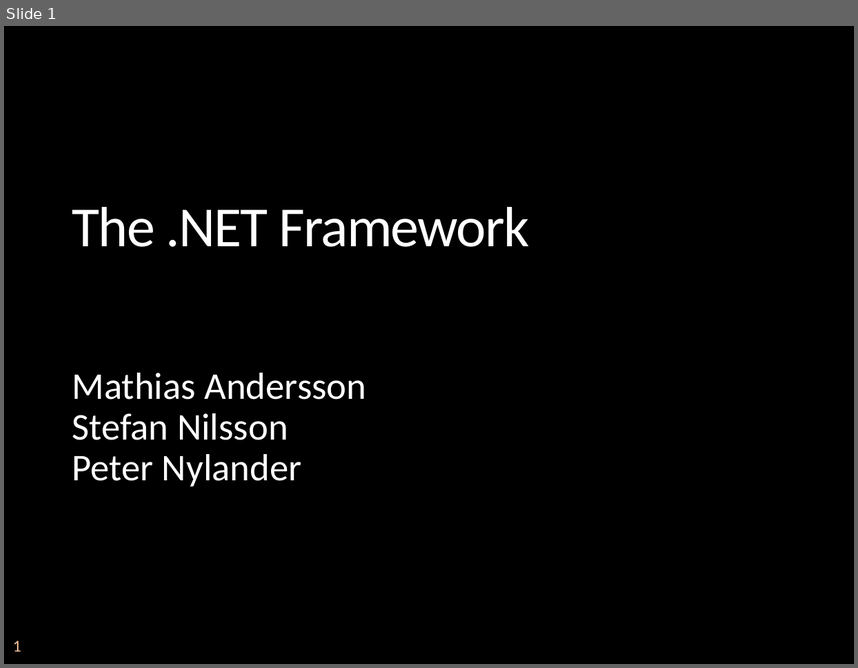
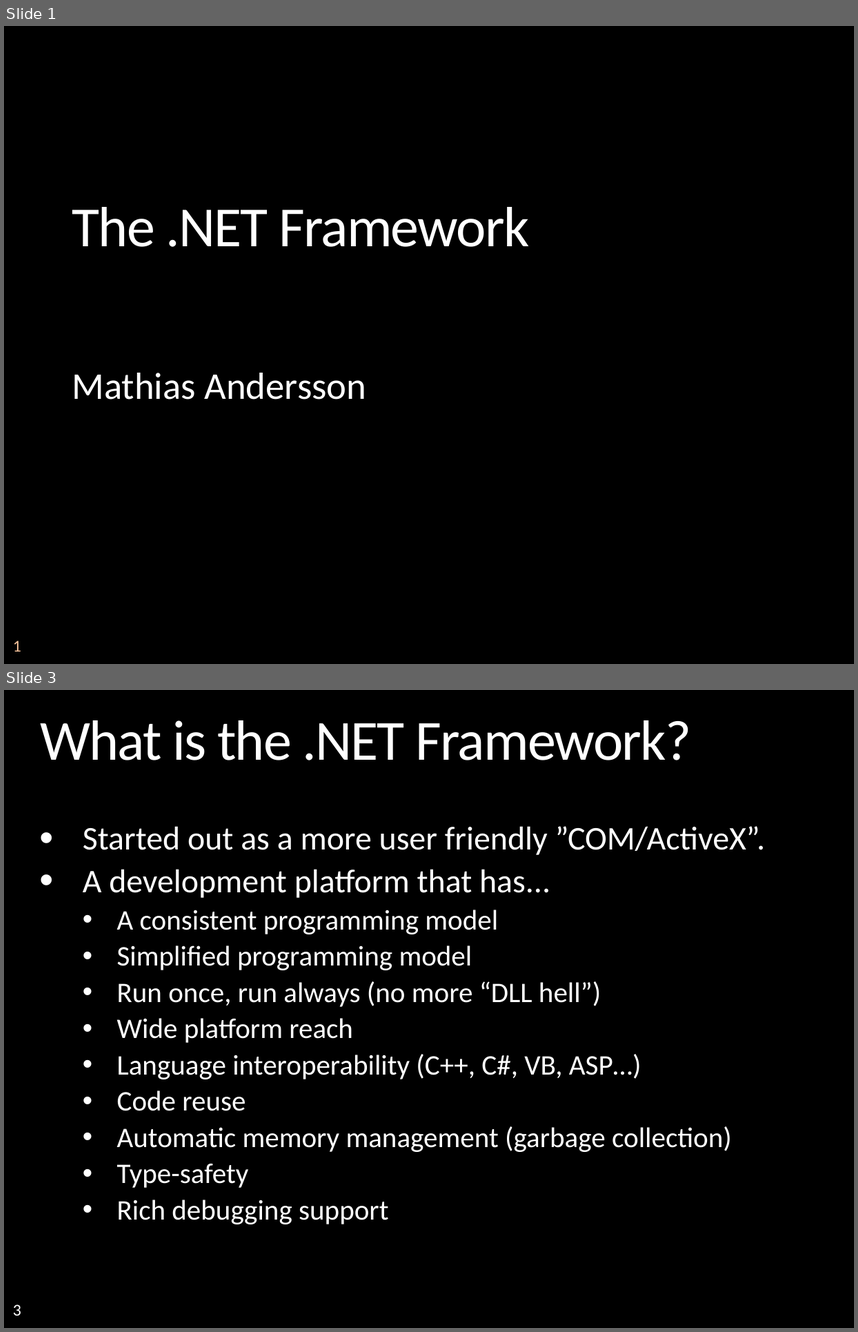
Before and after one commit to mattincode/teched2008, a slide deck: presentations/dotNET FW/TechEd - dotNET.pptx. Shown one above the other, each under a label of ours: slide 1 before the commit, slides 1 and 3 after it; the slides between them are not shown. The pictures are 858x668 and 858x1332 pixels, drawn with LibreOffice and Linux fonts; fonts in the diff are those of the drawing; background and template pictures are left out. Boxes give left, top, right and bottom in pixels: in the first picture for what was removed or moved away, otherwise in the second. Text is boxed around its words. In the diff, an @@ line names an element or a change of style, - is before the commit and + after.

```diff
--- a/presentations/dotNET FW/TechEd - dotNET.pptx
+++ b/presentations/dotNET FW/TechEd - dotNET.pptx
@@ slide 3 added at [4, 690, 854, 1328], background picture (left out); not listed: 1 template element that a slide beside it also shows @@
@@ title added at [40, 720, 691, 760], 48 pt, text #FFFFFF @@
+What is the .NET Framework?
@@ text added at [83, 826, 765, 1224], 24 pt, text #FFFFFF @@
+• Started out as a more user friendly ”COM/ActiveX”.
+• A development platform that has...
+  • A consistent programming model
+  • Simplified programming model
+  • Run once, run always (no more “DLL hell”)
+  • Wide platform reach
+  • Language interoperability (C++, C#, VB, ASP…)
+  • Code reuse
+  • Automatic memory management (garbage collection)
+  • Type-safety
+  • Rich debugging support
@@ slide 1 changed as well @@
@@ subtitle at [72, 413, 302, 486]: paragraphs removed @@
-Stefan Nilsson
-Peter Nylander
```
Also in this commit, not shown: 3 other slides changed, 18 other slides added, 2 slides removed, 1 other file.
